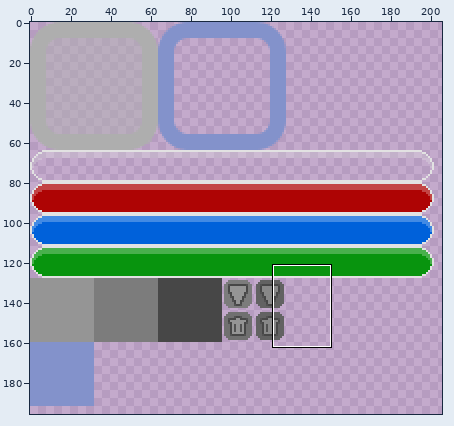
Edited in one commit: sprite sheet (Images/UI.png). Above, an overview of the earlier version with the close-up marked.
Close-up. Old version:
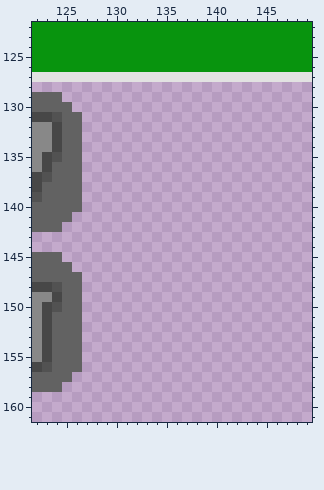
The file is 256x256 pixels. Pixels under 10% opacity are left out. Colours within 5 levels of each other are drawn and written as one. Shown: x 122..149, y 122..161. The wide view leaves out empty margins.
The result:
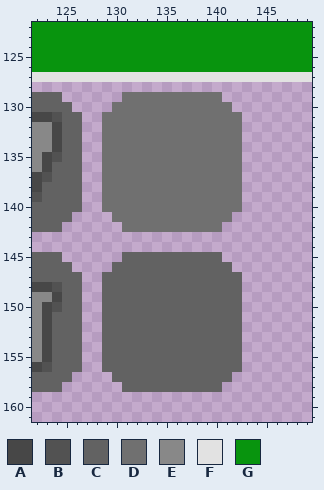
Palette (. is transparent): A #474747  B #525252  C #626262  D #707070  E #888888  F #e2e2e2  G #08940e
Difference:
{"y":129,"x":131,"old":"..........","new":"DDDDDDDDDD"}
{"y":130,"x":130,"old":"............","new":"DDDDDDDDDDDD"}
{"y":131,"x":129,"old":"..............","new":"DDDDDDDDDDDDDD"}
{"y":132,"x":129,"old":"..............","new":"DDDDDDDDDDDDDD"}
{"y":133,"x":129,"old":"..............","new":"DDDDDDDDDDDDDD"}
{"y":134,"x":129,"old":"..............","new":"DDDDDDDDDDDDDD"}
{"y":135,"x":129,"old":"..............","new":"DDDDDDDDDDDDDD"}
{"y":136,"x":129,"old":"..............","new":"DDDDDDDDDDDDDD"}
{"y":137,"x":129,"old":"..............","new":"DDDDDDDDDDDDDD"}
{"y":138,"x":129,"old":"..............","new":"DDDDDDDDDDDDDD"}
{"y":139,"x":129,"old":"..............","new":"DDDDDDDDDDDDDD"}
{"y":140,"x":129,"old":"..............","new":"DDDDDDDDDDDDDD"}
{"y":141,"x":130,"old":"............","new":"DDDDDDDDDDDD"}
{"y":142,"x":131,"old":"..........","new":"DDDDDDDDDD"}
{"y":145,"x":131,"old":"..........","new":"CCCCCCCCCC"}
{"y":146,"x":130,"old":"............","new":"CCCCCCCCCCCC"}
{"y":147,"x":129,"old":"..............","new":"CCCCCCCCCCCCCC"}
{"y":148,"x":129,"old":"..............","new":"CCCCCCCCCCCCCC"}
{"y":149,"x":129,"old":"..............","new":"CCCCCCCCCCCCCC"}
{"y":150,"x":129,"old":"..............","new":"CCCCCCCCCCCCCC"}
{"y":151,"x":129,"old":"..............","new":"CCCCCCCCCCCCCC"}
{"y":152,"x":129,"old":"..............","new":"CCCCCCCCCCCCCC"}
{"y":153,"x":129,"old":"..............","new":"CCCCCCCCCCCCCC"}
{"y":154,"x":129,"old":"..............","new":"CCCCCCCCCCCCCC"}
{"y":155,"x":129,"old":"..............","new":"CCCCCCCCCCCCCC"}
{"y":156,"x":129,"old":"..............","new":"CCCCCCCCCCCCCC"}
{"y":157,"x":130,"old":"............","new":"CCCCCCCCCCCC"}
{"y":158,"x":131,"old":"..........","new":"CCCCCCCCCC"}
{"label":"added","picture_box":[102,92,242,392]}
